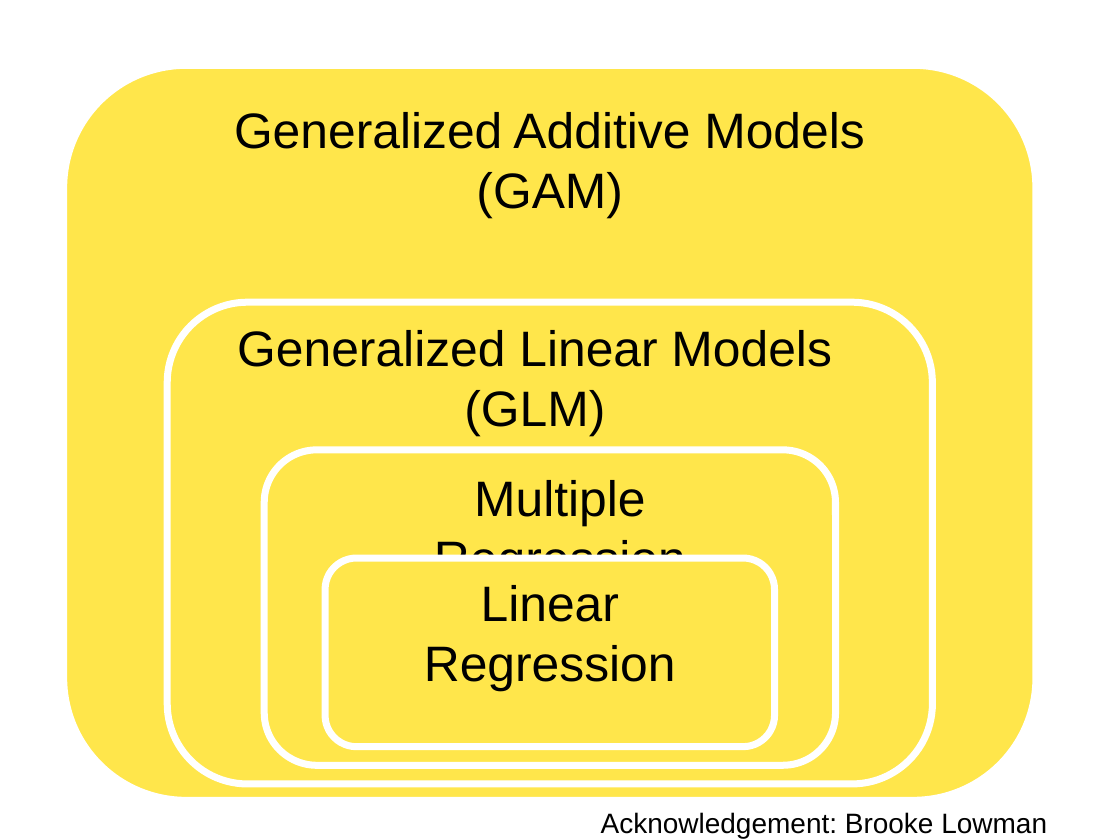
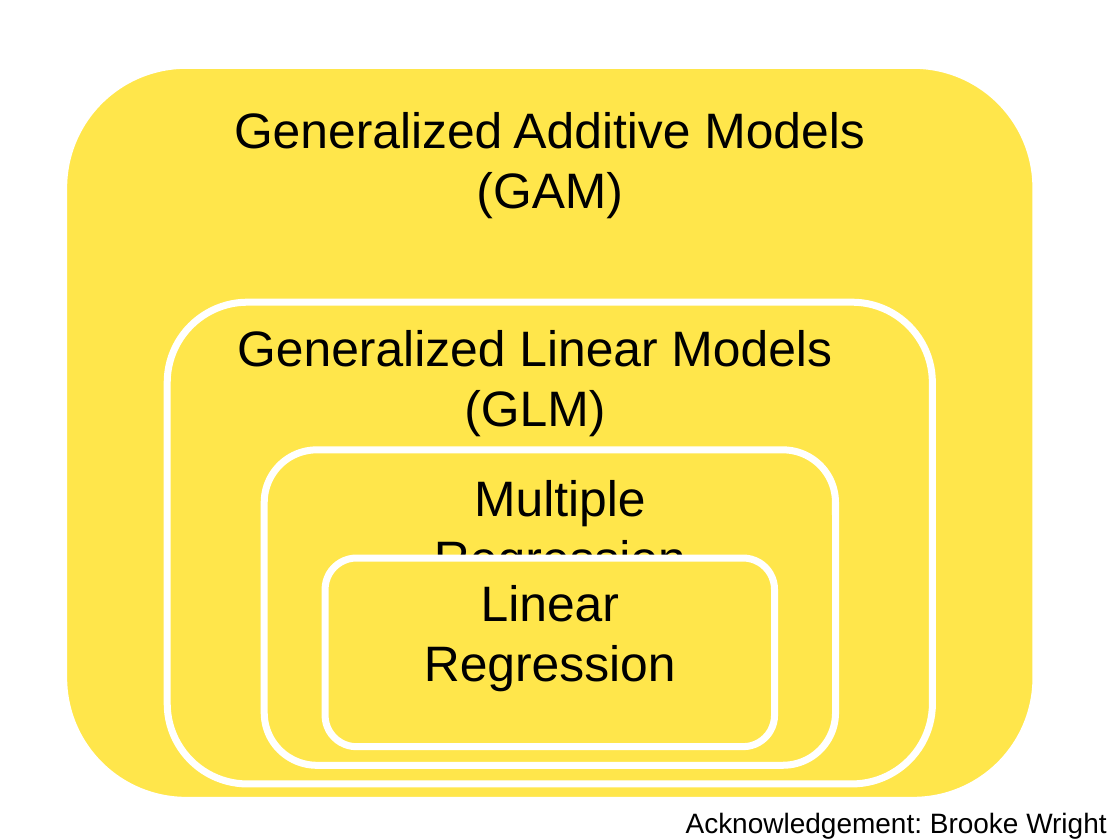
Before and after one commit to gavinfay/mar536-biolstats2-s25, a slide deck: slide 40 of docs/lectures/lec-06.pptx. Drawn at 1120x840 pixels with LibreOffice and Linux fonts; fonts in the diff are those of the drawing. Boxes give left, top, right and bottom in pixels: in the first picture for what was removed or moved away, otherwise in the second. Text is boxed around its words. In the diff, an @@ line names an element or a change of style, - is before the commit and + after.

```diff
--- a/docs/lectures/lec-06.pptx
+++ b/docs/lectures/lec-06.pptx
@@ page number added at [1029, 789, 1053, 813], 14 pt, text #FFFFFF @@
+40
@@ text at [686, 812, 1106, 838]: text changed @@
-Acknowledgement: Brooke Lowman
+Acknowledgement: Brooke Wright
```
Also in this commit, not shown: 1 other slide changed, 28 other files.
